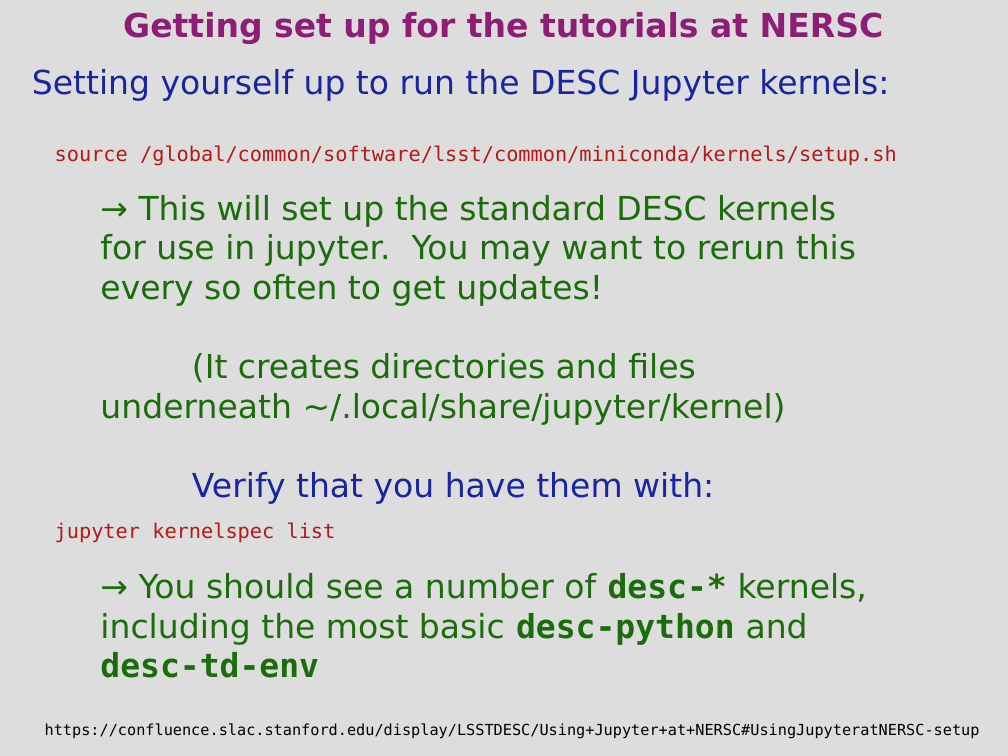
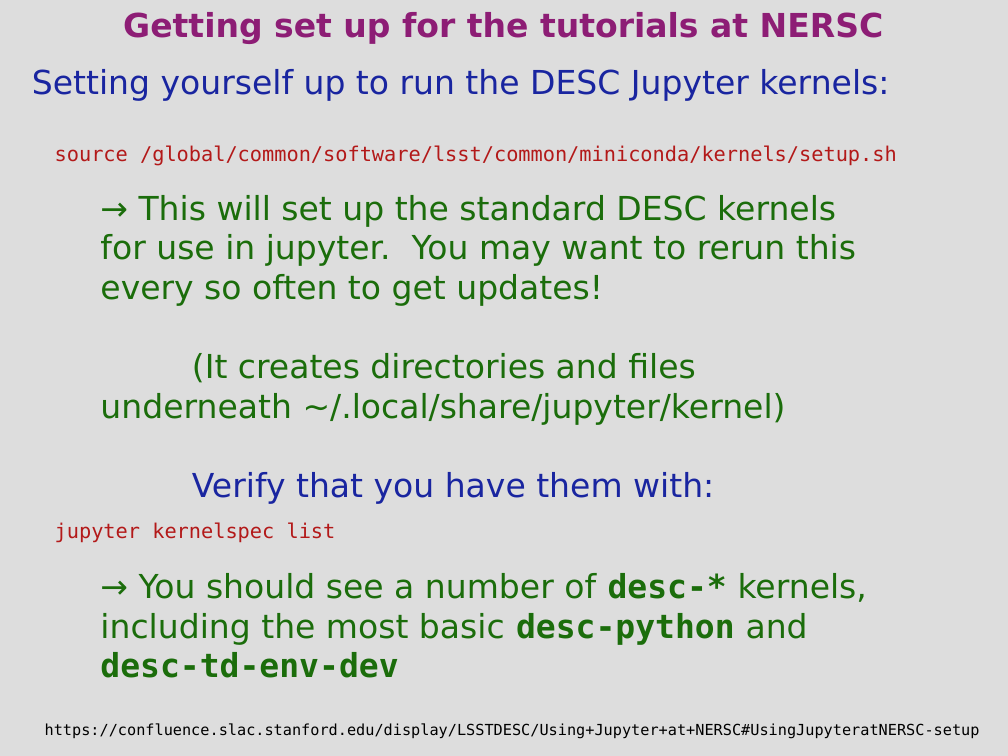
Before and after one commit to LSSTDESC/elasticc, a slide deck: slide 12 of jupyter/sprint_week_2024oct/elasticc_sprintweek_2024-10.odp. Drawn at 1008x756 pixels with LibreOffice and Linux fonts; fonts in the diff are those of the drawing. Boxes give left, top, right and bottom in pixels: in the first picture for what was removed or moved away, otherwise in the second. Text is boxed around its words. In the diff, an @@ line names an element or a change of style, - is before the commit and + after.

Commit message:
Update slides for desc-td-env-dev having polars

```diff
--- a/jupyter/sprint_week_2024oct/elasticc_sprintweek_2024-10.odp
+++ b/jupyter/sprint_week_2024oct/elasticc_sprintweek_2024-10.odp
@@ text at (x1=100, y1=573, x2=867, y2=678): text changed @@
-→ You should see a number of desc-* kernels, including the most basic desc-python and desc-td-env
+→ You should see a number of desc-* kernels, including the most basic desc-python and desc-td-env-dev
```
Also in this commit, not shown: 4 other slides changed, 1 other file.
